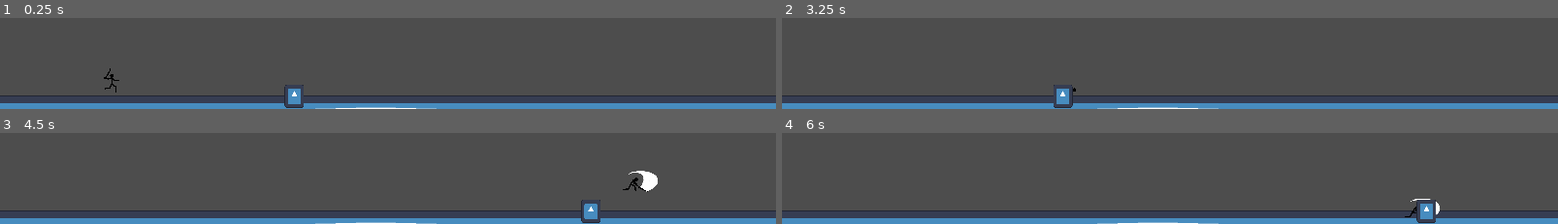
Above: before the commit, frames 1-4 (two rows, left to right).
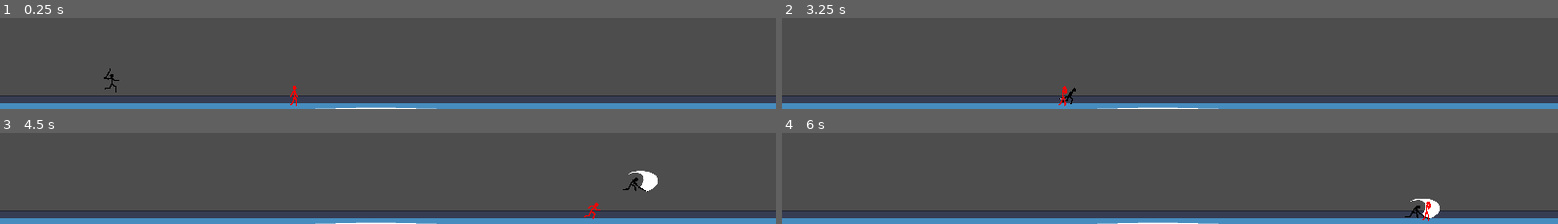
Above: after the commit, the same moments.

Repository: tyomhak/RedEyeSamurai-gd
Game: Godot game, scene res://scenes/levels/test_level.tscn
The game is run twice, just before and just after one commit, with the same random seed, the same clock (stepped at 60 frames per second) and the same inputs. The engine's default icon, where the game draws it, is replaced by a stand-in: a white triangle on a blue panel in a dark square.
Inputs (mouse positions are in pixels of both pictures, inside the frame that each line leads up to):
- Up to frame 1 (0.25 s): no input
- Up to frame 2 (3.25 s): tap Enter at 0.5 s; move the mouse to (outside the picture) at 0.52 s; hold D (right) 0.53-2.03 s; click (outside the picture) at 0.6 s; tap Space (jump) at 0.77, 1.52, 3.02 s; move the mouse to (outside the picture) at 1.27 s; click (outside the picture) at 1.35 s; tap R (restart) at 2, 2.75 s; move the mouse to (outside the picture) at 2.02 s; hold A (left) 2.03-2.78 s; click (outside the picture) at 2.1 s; move the mouse to (outside the picture) at 2.77 s; hold D (right) from 2.78 s (still down); click (outside the picture) at 2.85 s
- Up to frame 3 (4.5 s): move the mouse to (outside the picture) at 3.52 s; click (outside the picture) at 3.6 s; tap Space (jump) at 3.77 s; move the mouse to (outside the picture) at 4.27 s; release D (right) at 4.28 s; hold A (left) from 4.28 s (still down); click (outside the picture) at 4.35 s
- Up to frame 4 (6 s): tap Space (jump) at 4.52 s; move the mouse to (outside the picture) at 5.02 s; release A (left) at 5.03 s; hold D (right) 5.03-5.78 s; click (outside the picture) at 5.1 s; move the mouse to (outside the picture) at 5.77 s; hold A (left) from 5.78 s (still down); click (outside the picture) at 5.85 s

The runs differ from the first frame. In frame 1, 0.4% of the frame differs, in the area x 36-40%, y 73-99%; in frame 2, 0.4%; in frame 3, 0.4%; in frame 4, 0.5%, in the area x 81-85%, y 73-99%.

Commit message:
Add Enemy Animations.

Diff:
--- a/scenes/entities/basic_enemy.tscn
+++ b/scenes/entities/basic_enemy.tscn
@@ -1,7 +1,6 @@
-[gd_scene load_steps=13 format=3 uid="uid://c52r1yv15qakh"]
+[gd_scene load_steps=27 format=3 uid="uid://c52r1yv15qakh"]
 
 [ext_resource type="Script" path="res://src/entities/basic_enemy.gd" id="1_1a3v1"]
-[ext_resource type="Texture2D" uid="uid://b5bgwx5qcq6c4" path="res://icon.svg" id="1_5lmqc"]
 [ext_resource type="PackedScene" uid="uid://pj4lgwaib02r" path="res://scenes/combat/health.tscn" id="3_crsh2"]
 [ext_resource type="PackedScene" uid="uid://ctujvcxy8bbi4" path="res://scenes/visual_effects/blood_particles.tscn" id="4_g8kbv"]
 [ext_resource type="Script" path="res://src/combat/AI/FSM/StateMachine.gd" id="5_hv7bc"]
@@ -10,10 +9,94 @@
 [ext_resource type="PackedScene" uid="uid://birem4h8acee" path="res://scenes/entities/enemy/enemy_states/EnemyAttack.tscn" id="8_mbtbf"]
 [ext_resource type="PackedScene" uid="uid://chiww455qtoe7" path="res://scenes/combat/area_attack.tscn" id="9_861lg"]
 [ext_resource type="PackedScene" uid="uid://c81oyy8r8nnt1" path="res://scenes/entities/enemy/enemy_states/EnemyHurt.tscn" id="9_j670l"]
+[ext_resource type="Texture2D" uid="uid://dfc478aar12wh" path="res://data/sprites/stickman_enemy/attack/attack_0000.png" id="11_8ymtf"]
+[ext_resource type="Texture2D" uid="uid://c8kd2gs8ndjis" path="res://data/sprites/stickman_enemy/idle/idle_0000.png" id="11_tsr3p"]
+[ext_resource type="Texture2D" uid="uid://qp84p0l1plms" path="res://data/sprites/stickman_enemy/attack/attack_0001.png" id="12_g0epb"]
+[ext_resource type="Texture2D" uid="uid://psyir0vm4r1x" path="res://data/sprites/stickman_enemy/idle/idle_0001.png" id="12_rh526"]
+[ext_resource type="Texture2D" uid="uid://47sd1ps1yyh6" path="res://data/sprites/stickman_enemy/attack/attack_0002.png" id="13_a5qm5"]
+[ext_resource type="Texture2D" uid="uid://dlr5olqusp75i" path="res://data/sprites/stickman_enemy/idle/idle_0002.png" id="13_jkb58"]
+[ext_resource type="Texture2D" uid="uid://bm1lsw37a40ps" path="res://data/sprites/stickman_enemy/attack/attack_0003.png" id="14_aqyi5"]
+[ext_resource type="Texture2D" uid="uid://b4pimxi25mcap" path="res://data/sprites/stickman_enemy/idle/idle_0003.png" id="14_v4cxs"]
+[ext_resource type="Texture2D" uid="uid://dbo7je7qj05g1" path="res://data/sprites/stickman_enemy/run/run_0000.png" id="15_2fwol"]
+[ext_resource type="Texture2D" uid="uid://bpnr6u5074wpx" path="res://data/sprites/stickman_enemy/death/death_0000.png" id="15_3uvvr"]
+[ext_resource type="Texture2D" uid="uid://bmsvbggsti0m2" path="res://data/sprites/stickman_enemy/death/death_0001.png" id="16_bsddj"]
+[ext_resource type="Texture2D" uid="uid://dg1ld0xsggjlg" path="res://data/sprites/stickman_enemy/run/run_0001.png" id="16_r5plm"]
+[ext_resource type="Texture2D" uid="uid://utfj0iev6m0x" path="res://data/sprites/stickman_enemy/death/death_0002.png" id="17_igx4x"]
+[ext_resource type="Texture2D" uid="uid://bfu03d6xssfdl" path="res://data/sprites/stickman_enemy/hurt/hurt_0000.png" id="18_d3qwt"]
 
 [sub_resource type="CapsuleShape2D" id="CapsuleShape2D_wp2ha"]
 
 [sub_resource type="RectangleShape2D" id="RectangleShape2D_ytn6i"]
+
+[sub_resource type="SpriteFrames" id="SpriteFrames_5havr"]
+animations = [{
+"frames": [{
+"duration": 1.0,
+"texture": ExtResource("11_8ymtf")
+}, {
+"duration": 1.0,
+"texture": ExtResource("12_g0epb")
+}, {
+"duration": 1.0,
+"texture": ExtResource("13_a5qm5")
+}, {
+"duration": 1.0,
+"texture": ExtResource("14_aqyi5")
+}],
+"loop": true,
+"name": &"attack",
+"speed": 10.0
+}, {
+"frames": [{
+"duration": 1.0,
+"texture": ExtResource("15_3uvvr")
+}, {
+"duration": 1.0,
+"texture": ExtResource("16_bsddj")
+}, {
+"duration": 1.0,
+"texture": ExtResource("17_igx4x")
+}],
+"loop": true,
+"name": &"death",
+"speed": 5.0
+}, {
+"frames": [{
+"duration": 1.0,
+"texture": ExtResource("18_d3qwt")
+}],
+"loop": true,
+"name": &"hurt",
+"speed": 5.0
+}, {
+"frames": [{
+"duration": 1.0,
+"texture": ExtResource("11_tsr3p")
+}, {
+"duration": 1.0,
+"texture": ExtResource("12_rh526")
+}, {
+"duration": 1.0,
+"texture": ExtResource("13_jkb58")
+}, {
+"duration": 1.0,
+"texture": ExtResource("14_v4cxs")
+}],
+"loop": true,
+"name": &"idle",
+"speed": 5.0
+}, {
+"frames": [{
+"duration": 0.5,
+"texture": ExtResource("15_2fwol")
+}, {
+"duration": 1.0,
+"texture": ExtResource("16_r5plm")
+}],
+"loop": true,
+"name": &"run",
+"speed": 5.0
+}]
 
 [node name="BasicEnemy" type="CharacterBody2D" groups=["enemy"]]
 collision_layer = 4
@@ -24,10 +107,6 @@
 
 [node name="AttackRaycast" type="RayCast2D" parent="."]
 target_position = Vector2(50, 0)
-
-[node name="Sprite2D" type="Sprite2D" parent="."]
-scale = Vector2(0.225, 0.275)
-texture = ExtResource("1_5lmqc")
 
 [node name="Health" parent="." instance=ExtResource("3_crsh2")]
 collision_layer = 4
@@ -67,6 +146,11 @@
 [node name="CollisionShape2D" parent="AreaAttack" index="0"]
 shape = SubResource("RectangleShape2D_ytn6i")
 
+[node name="AnimatedSprite2D" type="AnimatedSprite2D" parent="."]
+scale = Vector2(0.256, 0.256)
+sprite_frames = SubResource("SpriteFrames_5havr")
+animation = &"death"
+
 [connection signal="onDeath" from="Health" to="." method="_on_death"]
 [connection signal="onDeath" from="Health" to="BloodParticles" method="restart"]
 [connection signal="onDeath" from="Health" to="DeathTimer" method="start"]
--- a/scenes/entities/player.tscn
+++ b/scenes/entities/player.tscn
@@ -180,7 +180,7 @@
 [node name="AnimatedSprite2D" type="AnimatedSprite2D" parent="."]
 scale = Vector2(0.256, 0.256)
 sprite_frames = SubResource("SpriteFrames_3i2sl")
-animation = &"hurt"
+animation = &"idle"
 
 [connection signal="onDeath" from="Health" to="LevelManager" method="restart_level"]
 [connection signal="onTakeDamage" from="Health" to="LevelManager" method="debug_print"]
--- a/src/combat/AI/EnemyFSMStates/EnemyAttack.gd
+++ b/src/combat/AI/EnemyFSMStates/EnemyAttack.gd
@@ -1,4 +1,4 @@
-extends State
+extends EnemyState
 class_name EnemyAttack
 
 @export var attackNode: AreaAttack = null
@@ -7,13 +7,8 @@
 
 @onready var timer: Timer = $Timer
 
-var charBody: BasicEnemy = null
-
 func enter():
 	super()
-
-	charBody = get_parent().get_parent()
-	assert(charBody != null)
 	timer.start()
 	hit_player()
 
@@ -28,4 +23,5 @@
 		return transition_to("EnemyChasing")
 
 func hit_player():
+	anim.play("attack")
 	attackNode.attack()
--- a/src/combat/AI/EnemyFSMStates/EnemyChasing.gd
+++ b/src/combat/AI/EnemyFSMStates/EnemyChasing.gd
@@ -1,24 +1,18 @@
-extends State
+extends EnemyState
 
 @export var run_speed: float = 200
 @export var attack_distance: float = 30
 @export var max_chase_distance: float = 400
 
-var charBody: BasicEnemy = null
 
 func enter():
 	super()
-
-	charBody = get_parent().get_parent()
-	assert(charBody != null)
+	anim.play("run")
 
 func exit():
 	super()
 	charBody.velocity = Vector2.ZERO
 	charBody.move_and_slide()
-
-func update(_delta: float):
-	pass
 
 func phys_update(_delta: float):
 	super(_delta)
--- a/src/combat/AI/EnemyFSMStates/EnemyHurt.gd
+++ b/src/combat/AI/EnemyFSMStates/EnemyHurt.gd
@@ -1,22 +1,14 @@
-extends State
+extends EnemyState
 
 @onready var timer: Timer = $Timer
 
-var charBody: BasicEnemy = null
-
 func force_interrupt():
-	print(self.name)
 	force_transition_to(self.name)
 
 func enter():
 	super()
-
-	charBody = get_parent().get_parent()
-	assert(charBody != null)
-
 	timer.start()
-	# add hurt animation
-	charBody.scale.y = 0.5
+	anim.play("hurt")
 
 func exit():
 	super()
--- a/src/combat/AI/EnemyFSMStates/EnemyIdle.gd
+++ b/src/combat/AI/EnemyFSMStates/EnemyIdle.gd
@@ -1,16 +1,12 @@
-extends State
+extends EnemyState
 class_name EnemyIdle
-
 
 @export var visionRayCast: RayCast2D # = $PlayerDetectRaycast
 
-var charBody: BasicEnemy = null
-
 func enter():
 	super()
-
-	charBody = get_parent().get_parent()
-	assert(charBody != null)
+	if anim:
+		anim.play("idle")
 
 func update(_delta: float):
 	pass
--- /dev/null
+++ b/src/combat/AI/EnemyFSMStates/EnemyState.gd
@@ -0,0 +1,11 @@
+extends State
+class_name EnemyState
+
+var charBody: BasicEnemy = null
+var anim: AnimatedSprite2D = null
+
+func enter():
+	super()
+	charBody = get_parent().get_parent()
+	assert(charBody != null)
+	anim = charBody.anim
--- a/src/entities/basic_enemy.gd
+++ b/src/entities/basic_enemy.gd
@@ -1,6 +1,7 @@
 extends CharacterBody2D
 class_name BasicEnemy
 
+@onready var anim: AnimatedSprite2D = $AnimatedSprite2D
 var player: PlayerController = null
 
 var gravity = ProjectSettings.get_setting("physics/2d/default_gravity")
@@ -10,5 +11,4 @@
 	move_and_slide()
 
 func _on_death():
-	#queue_free()
 	pass
